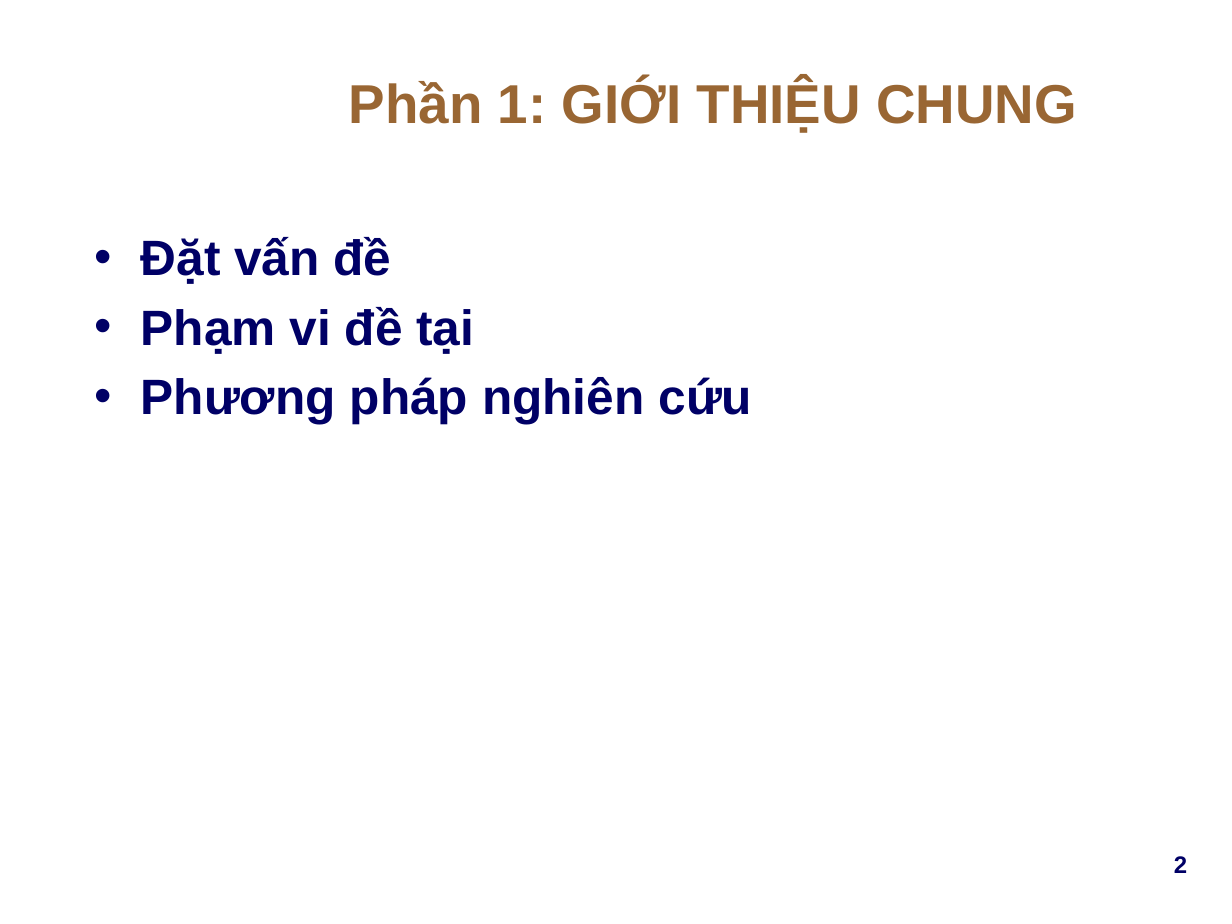
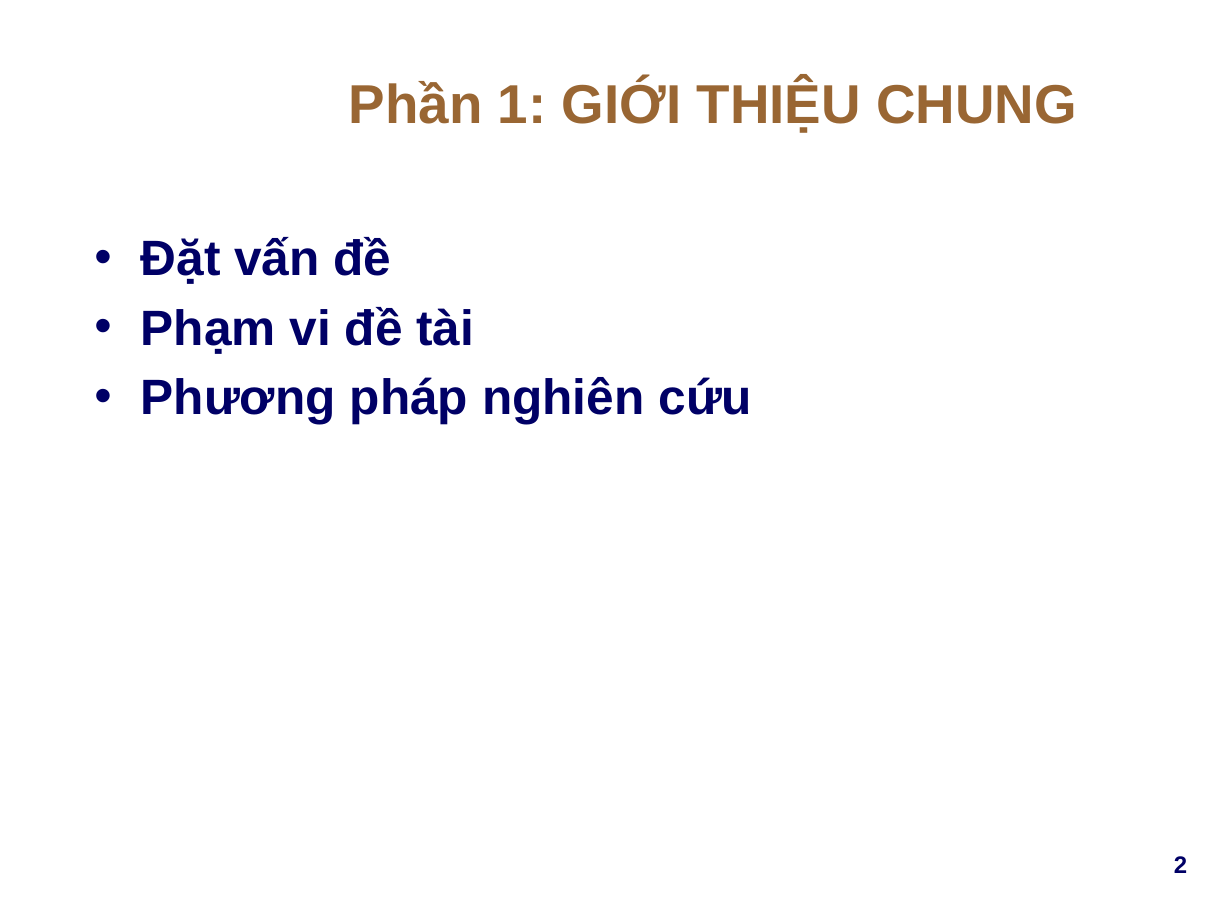
Before and after one commit to Webdien123/diem_danh_rfid, a slide deck: slide 2 of Docs/Report/DD_RFID_FinalReport_v1.0.pptx. Drawn at 1232x924 pixels with LibreOffice and Linux fonts; fonts in the diff are those of the drawing; background and template pictures are left out. Boxes give left, top, right and bottom in pixels: in the first picture for what was removed or moved away, otherwise in the second. Text is boxed around its words. In the diff, an @@ line names an element or a change of style, - is before the commit and + after.

```diff
--- a/Docs/Report/DD_RFID_FinalReport_v1.0.pptx
+++ b/Docs/Report/DD_RFID_FinalReport_v1.0.pptx
@@ text at <box>141,307,474,354</box>: text changed @@
-• Phạm vi đề tại
+• Phạm vi đề tài
```
Also in this commit, not shown: 2 other slides changed, 7 other files.
